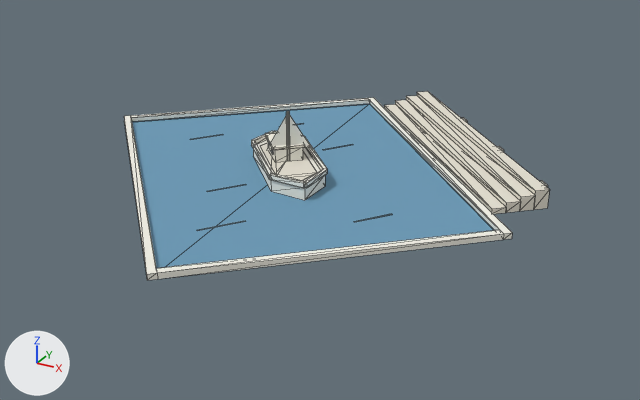
Before and after pictures for a commit that changed the glTF model preview/assets/water-play.glb.
Rendered twice from a 50 mm camera at (25.9, -43.0, 20.0) aimed at (2.4, -0.3, -1.3). Every picture has the same lights, and +X, +Y and +Z are marked at lower left. The older version comes first. Mesh edges are drawn as thin lines. Vertices at exactly the same position are counted once.

Names of what the first picture shows: 'Water play rectangular basin and white boat'.
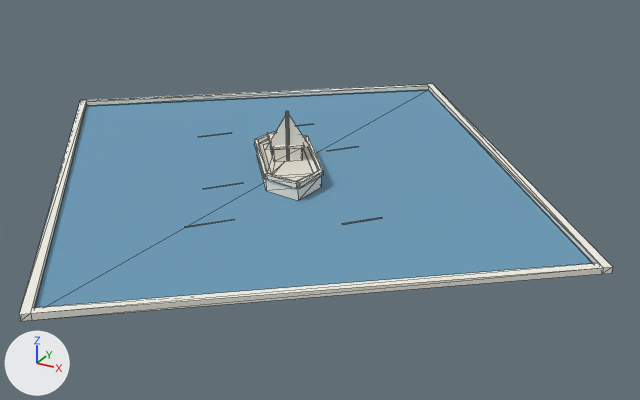
Location of each change, [x1, y1, x2, y2] in pixels of the pictures (640 x 400 px; the box of a moved part takes in the faces that stretch with it):
'Water play rectangular basin and white boat', reshaped (39% wider, 25% taller): before [124, 91, 550, 280]; after [19, 84, 613, 321]
part 1 of me_water_play_rectangular_basin_and_white_boat, moved or reshaped: before [260, 143, 317, 181]; after [263, 143, 313, 181]
part 2 of me_water_play_rectangular_basin_and_white_boat, moved or reshaped: before [265, 133, 305, 150]; after [267, 132, 304, 150]
part 3 of me_water_play_rectangular_basin_and_white_boat, moved or reshaped: before [253, 140, 325, 200]; after [257, 140, 321, 201]
part 4 of me_water_play_rectangular_basin_and_white_boat, moved or reshaped: before [269, 174, 305, 188]; after [265, 173, 299, 189]
part 5 of me_water_play_rectangular_basin_and_white_boat, moved or reshaped: before [304, 169, 327, 188]; after [298, 170, 323, 189]
part 6 of me_water_play_rectangular_basin_and_white_boat, moved or reshaped: before [304, 136, 327, 170]; after [305, 137, 323, 171]
part 7 of me_water_play_rectangular_basin_and_white_boat, moved or reshaped: before [253, 131, 275, 144]; after [256, 131, 276, 144]
part 8 of me_water_play_rectangular_basin_and_white_boat, moved or reshaped: before [251, 140, 272, 179]; after [254, 139, 268, 179]
part 9 of me_water_play_rectangular_basin_and_white_boat, moved or reshaped: before [197, 221, 245, 231]; after [185, 219, 235, 228]
part 10 of me_water_play_rectangular_basin_and_white_boat, moved or reshaped: before [354, 214, 392, 222]; after [342, 217, 382, 225]
part 11 of me_water_play_rectangular_basin_and_white_boat, moved or reshaped: before [207, 184, 246, 192]; after [203, 183, 243, 189]
part 12 of me_water_play_rectangular_basin_and_white_boat, moved or reshaped: before [323, 144, 353, 150]; after [327, 146, 359, 151]
part 13 of me_water_play_rectangular_basin_and_white_boat, rebuilt (53% wider, 30% taller): before [124, 98, 512, 280]; after [19, 84, 613, 321]
part 14 of me_water_play_rectangular_basin_and_white_boat, rebuilt (54% wider, 32% taller): before [132, 104, 494, 268]; after [35, 90, 592, 307]
part 15 of me_water_play_rectangular_basin_and_white_boat, deleted: before [384, 91, 550, 214]
part 16 of me_water_play_rectangular_basin_and_white_boat, moved or reshaped: before [267, 111, 311, 162]; after [265, 111, 310, 162]

Patch to the scene script:
```diff
--- a/preview/assets/water-play.glb.py
+++ b/preview/assets/water-play.glb.py
@@ me_water_play_rectangular_basin_and_white_boat @@
-me_water_play_rectangular_basin_and_white_boat.from_pydata(...)  # 261 vertices, 338 faces; spans x -14.9..15.4, y -15.0..16.0, z 0.0..3.9
+me_water_play_rectangular_basin_and_white_boat.from_pydata(...)  # 205 vertices, 268 faces; spans x -20.2..20.2, y -20.5..20.5, z 0.0..3.9
+# me_water_play_rectangular_basin_and_white_boat part 1: the loose piece of 12 vertices spanning x -2.5..2.8, y -2.9..2.6, z 0.8..0.9 is turned -4.7 degrees about the z axis through its middle
+# me_water_play_rectangular_basin_and_white_boat part 2: the loose piece of 8 vertices spanning x -2.0..1.2, y -1.2..2.0, z 1.6..1.8 is turned -4.7 degrees about the z axis through its middle
+# me_water_play_rectangular_basin_and_white_boat part 3: the loose piece of 12 vertices spanning x -3.0..3.3, y -3.5..3.1, z 0.1..0.8 is turned -4.7 degrees about the z axis through its middle
+# me_water_play_rectangular_basin_and_white_boat part 4: the loose piece of 8 vertices spanning x 0.9..3.3, y -3.6..-3.2, z 0.8..1.1 is turned -4.7 degrees about the z axis through the mesh origin
+# me_water_play_rectangular_basin_and_white_boat part 5: the loose piece of 8 vertices spanning x 3.1..3.4, y -3.5..-1.2, z 0.8..1.1 is moved by (-0.2, -0.3, 0.0)
+# me_water_play_rectangular_basin_and_white_boat part 6: the loose piece of 8 vertices spanning x -0.7..3.4, y -1.3..3.1, z 0.8..1.1 is scaled about its middle by (0.908, 1.07, 1), then moved by (0.1, -0.1, 0.0)
+# me_water_play_rectangular_basin_and_white_boat part 7: the loose piece of 8 vertices spanning x -3.1..-2.7, y 0.9..3.0, z 0.8..1.1 is moved by (0.2, 0.2, 0.0)
+# me_water_play_rectangular_basin_and_white_boat part 8: the loose piece of 8 vertices spanning x -3.1..1.0, y -3.4..1.0, z 0.8..1.1 is scaled about its middle by (0.908, 1.07, 1), then moved by (-0.1, 0.1, 0.0)
+# me_water_play_rectangular_basin_and_white_boat part 9: the loose piece of 8 vertices spanning x 0.3..1.9, y -9.7..-7.4, z 0.1 is moved by (-0.7, -0.1, 0.0)
+# me_water_play_rectangular_basin_and_white_boat part 10: the loose piece of 8 vertices spanning x 6.9..8.3, y -4.8..-2.9, z 0.1 is moved by (-0.3, -0.6, 0.0)
+# me_water_play_rectangular_basin_and_white_boat part 11: the loose piece of 8 vertices spanning x -2.3..-0.9, y -5.2..-3.2, z 0.1 is moved by (-0.3, 0.1, 0.0)
+# me_water_play_rectangular_basin_and_white_boat part 12: the loose piece of 8 vertices spanning x 0.2..1.6, y 4.0..5.8, z 0.1 is moved by (0.4, -0.1, 0.0)
+# me_water_play_rectangular_basin_and_white_boat part 13: the loose piece of 24 vertices spanning x -14.9..14.9, y -15.0..15.0, z 0.0..0.3 is rebuilt with 24 vertices and now spans x -20.2..20.2, y -20.5..20.5, z 0.0..0.3
+# me_water_play_rectangular_basin_and_white_boat part 14: the loose piece of 8 vertices spanning x -14.2..14.2, y -14.4..14.4, z 0.0..0.1 is rebuilt with 8 vertices and now spans x -19.5..19.5, y -19.8..19.8, z 0.0..0.1
+# me_water_play_rectangular_basin_and_white_boat part 15: 7 loose pieces with 56 vertices, spanning x 0.1..15.4, y -0.3..16.0, z 0.0..1.2, are deleted
+# me_water_play_rectangular_basin_and_white_boat part 16: 4 vertices moved within x -0.6..1.0, y -0.6..0.1, z 0.9..1.6; 24 vertices removed from x -1.8..1.3, y -1.3..1.9, z 0.9..3.9; 24 vertices added at x -1.8..1.4, y -1.2..1.9, z 0.9..3.9
+# other edits to the shape of me_water_play_rectangular_basin_and_white_boat do not show in these pictures
 me_water_play_rectangular_basin_and_white_boat.materials.append(mat_sand_paths)
```
